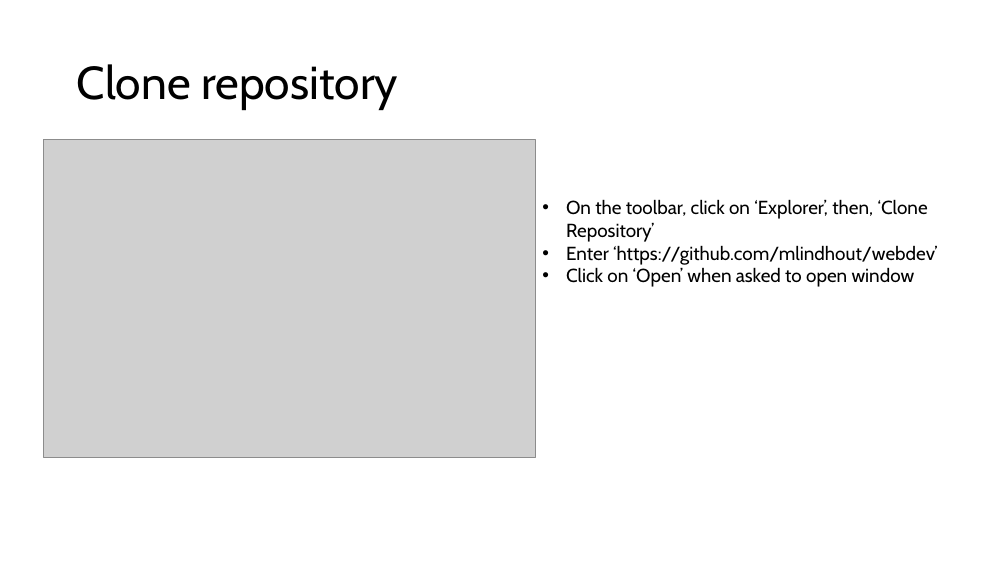
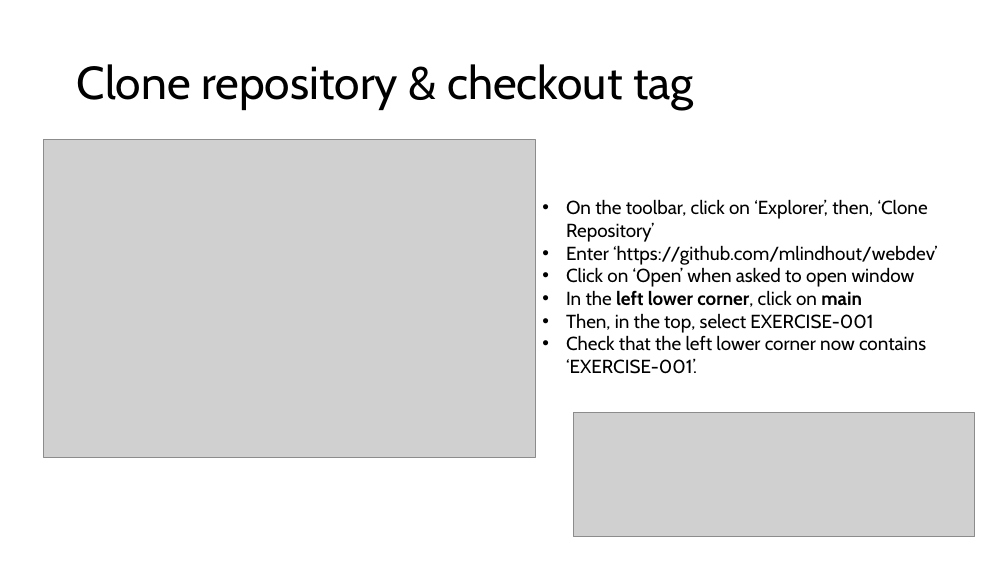
Before and after one commit to mlindhout/webdev, a slide deck: slide 4 of Web Development.pptx. Drawn at 1008x567 pixels with LibreOffice and Linux fonts; fonts in the diff are those of the drawing; grey boxes stand for pictures. Boxes give left, top, right and bottom in pixels: in the first picture for what was removed or moved away, otherwise in the second. Text is boxed around its words. In the diff, an @@ line names an element or a change of style, - is before the commit and + after.

Commit message:
Exercise 002

```diff
--- a/Web Development.pptx
+++ b/Web Development.pptx
@@ title at (77,64,694,110): text changed @@
-Clone repository
+Clone repository & checkout tag
@@ text at (566,290,926,374): paragraphs added @@
+• In the left lower corner, click on main
+• Then, in the top, select EXERCISE-001
+• Check that the left lower corner now contains ‘EXERCISE-001’.
@@ picture added at (573,413,975,537) @@
```
Also in this commit, not shown: 1 other slide changed, 5 slides added.
